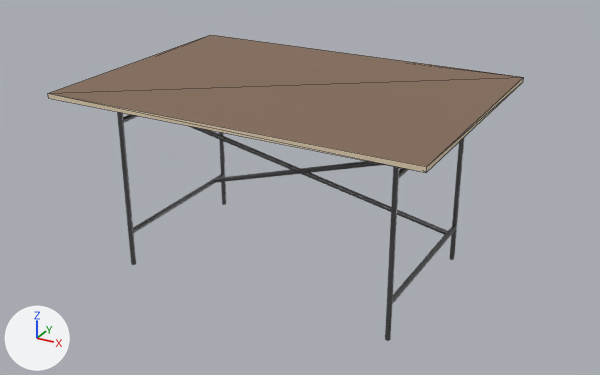
One commit to the glTF model editor/static/models/desk-eiermann.glb: the scene before it, then after it.
One viewpoint serves both versions: a 50 mm lens placed at (1.417, -2.524, 0.866), pointed at (0.029, -0.002, -0.396). Every picture has the same lights, and +X, +Y and +Z are marked at lower left. The first picture is the older version. Mesh edges are drawn as thin lines on the coarser meshes. Where no turn or scale is listed for an object, it has been applied to the vertices. Vertices at exactly the same position are counted once.

The first picture shows 'Frame', 'Top'.
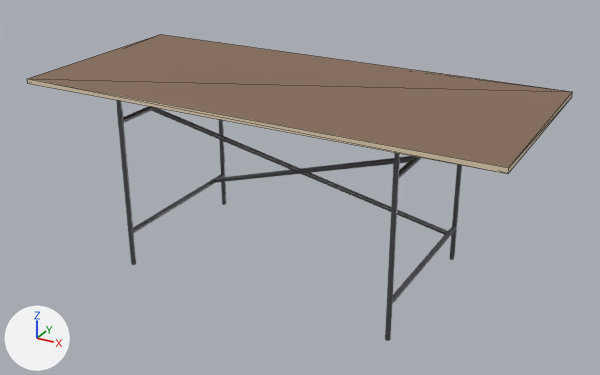
Pixel boxes (x1, y1, x2, y2) of what changed, in the pictures (600 x 375 px):
'Top', reshaped (15% wider)
    before: (48, 35, 524, 173)
    after: (27, 34, 573, 174)

Diff of the bpy script that builds the scene:
```diff
--- a/editor/static/models/desk-eiermann.glb.py
+++ b/editor/static/models/desk-eiermann.glb.py
@@ me_top @@
 # used by ob_top; location = (0.0, 0.0, 0.0)
-me_top.from_pydata(...)  # 8 vertices, 12 faces; spans x -0.7..0.7, y -0.5..0.5, z -0.018..0.0
-me_top.vertices[0].co = (-0.7, -0.5, -0.018)  # pixel (48, 98)
-me_top.vertices[1].co = (-0.7, -0.5, 0.0)  # pixel (47, 93)
-me_top.vertices[2].co = (-0.7, 0.5, -0.018)
-me_top.vertices[3].co = (-0.7, 0.5, 0.0)  # pixel (210, 34)
-me_top.vertices[4].co = (0.7, -0.5, -0.018)  # pixel (426, 172)
-me_top.vertices[5].co = (0.7, -0.5, 0.0)  # pixel (426, 166)
-me_top.vertices[6].co = (0.7, 0.5, -0.018)  # pixel (523, 81)
-me_top.vertices[7].co = (0.7, 0.5, 0.0)  # pixel (523, 77)
+me_top.from_pydata(...)  # 8 vertices, 12 faces; spans x -0.9..0.9, y -0.4..0.4, z -0.018..0.0
+# me_top part 1
+me_top.vertices[0].co = (-0.9, -0.4, -0.018)  # pixel (27, 83)
+me_top.vertices[1].co = (-0.9, -0.4, 0.0)  # pixel (27, 78)
+me_top.vertices[2].co = (-0.9, 0.4, -0.018)
+me_top.vertices[3].co = (-0.9, 0.4, 0.0)  # pixel (160, 34)
+me_top.vertices[4].co = (0.9, -0.4, -0.018)  # pixel (508, 173)
+me_top.vertices[5].co = (0.9, -0.4, 0.0)  # pixel (508, 167)
+me_top.vertices[6].co = (0.9, 0.4, -0.018)  # pixel (572, 96)
+me_top.vertices[7].co = (0.9, 0.4, 0.0)  # pixel (572, 91)
 me_top.materials.append(mat_top)
```
